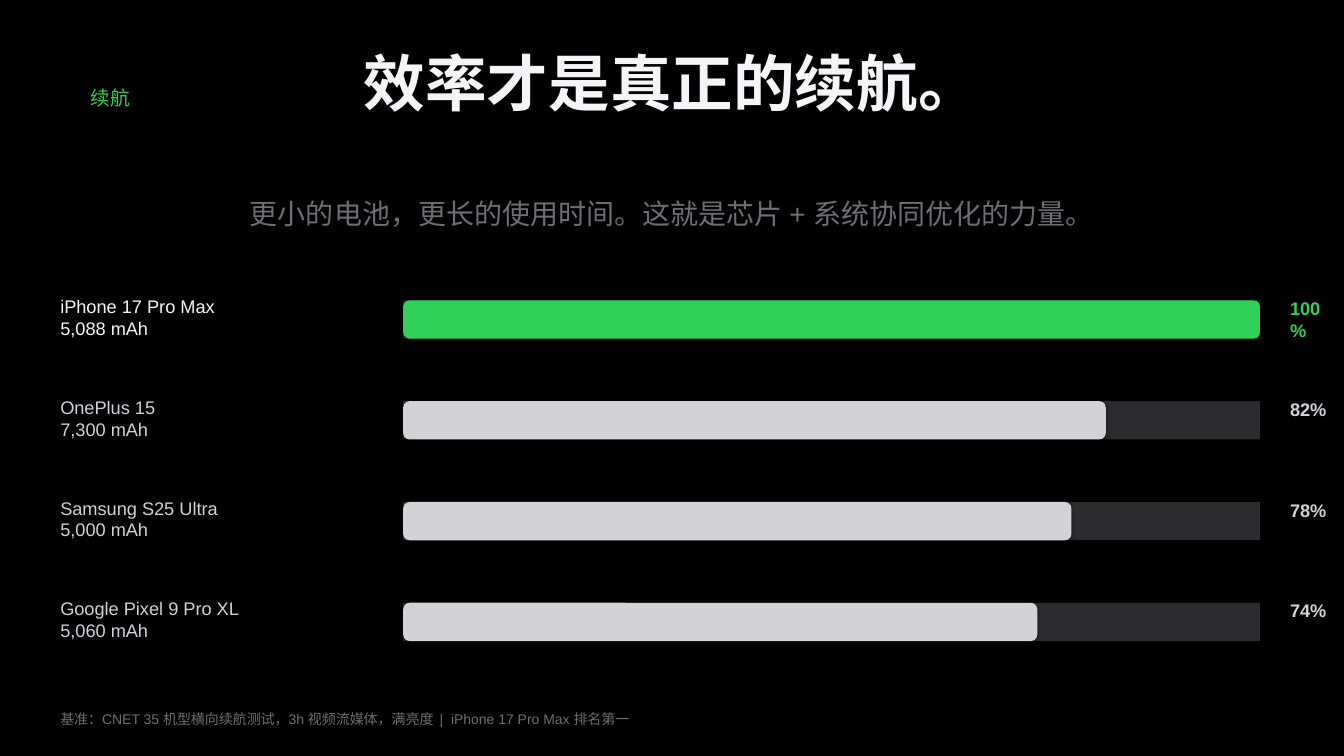
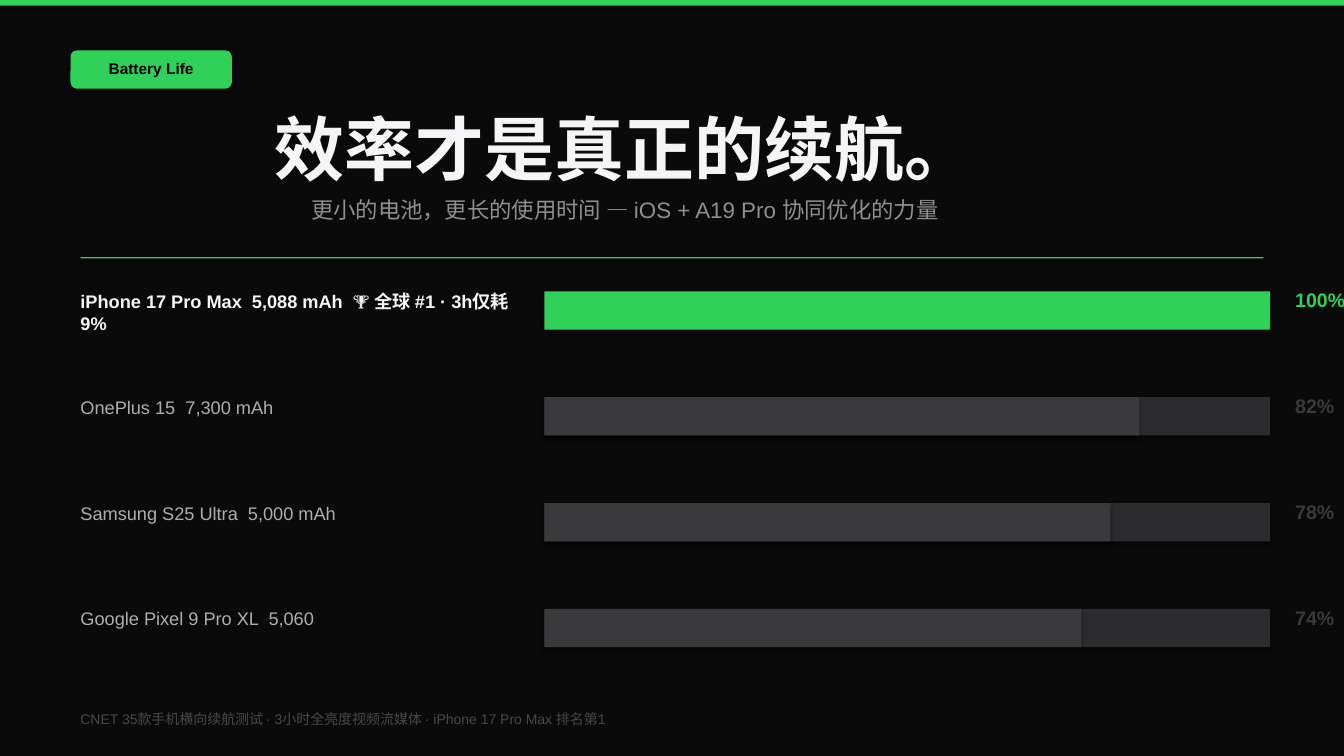
Before and after one commit to dorlahluciarohmargok-lab/Myreo3_PPT, a slide deck: slide 11 of Apple_iPhone17_Series.pptx (slide 12 before the commit). Drawn at 1344x756 pixels with LibreOffice and Linux fonts; fonts in the diff are those of the drawing. Boxes give left, top, right and bottom in pixels: in the first picture for what was removed or moved away, otherwise in the second. Text is boxed around its words. In the diff, an @@ line names an element or a change of style, - is before the commit and + after.

Commit message:
feat: iPhone 17 Ultra Premium PPTX — 真实产品图嵌入版
✦ 25页完整演示文稿 (.pptx)
✦ 31张真实产品图嵌入 (gsmarena高清图)
  - 正面图/背部/侧面细节/摄像头特写
  - 生活场景实拍/Shot on iPhone系列
✦ 苹果高级灰12阶色系
✦ 6种大胆品牌色 (蓝/绿/橙/紫/金/青)
✦ 4种图表类型 (折线/柱状/横向条形/趋势图)
✦ 深色背景+彩色顶线卡片设计
✦ 完整规格表 (4款机型)
✦ 性能/续航/摄像头 vs 安卓对比图

```diff
--- a/Apple_iPhone17_Series.pptx
+++ b/Apple_iPhone17_Series.pptx
@@ background #000000 to #0A0A0A @@
@@ rectangle added at bbox=[0, 0, 1344, 6], fill #30D158 @@
@@ rounded rectangle added at bbox=[71, 50, 232, 89], fill #30D158 @@
@@ text removed at bbox=[91, 88, 130, 107] @@
-续航
@@ text added at bbox=[109, 63, 193, 77], 11 pt, text #000000, bold @@
+Battery Life
@@ text "效率才是真正的续航。": place and size @@
-text "效率才是真正的续航。" at bbox=[364, 53, 980, 112]
+text "效率才是真正的续航。" at bbox=[275, 115, 975, 182]
@@ text "效率才是真正的续航。" at bbox=[275, 115, 975, 182]: size 44 to 50 pt @@
@@ text at bbox=[311, 199, 938, 220]: text changed; size 20 to 16 pt; text colour #6E6E73 to #8E8E93 @@
-更小的电池，更长的使用时间。这就是芯片 + 系统协同优化的力量。
+更小的电池，更长的使用时间 — iOS + A19 Pro 协同优化的力量
@@ rectangle added at bbox=[81, 257, 1263, 258], fill #30D158 @@
@@ text at bbox=[80, 292, 435, 311]: text changed; bold on @@
-iPhone 17 Pro Max
-5,088 mAh
+iPhone 17 Pro Max 5,088 mAh 🏆 全球 #1 · 3h仅耗9%
@@ rectangle: place and size @@
-rectangle at bbox=[403, 300, 1260, 339]
+rectangle at bbox=[544, 291, 1270, 330]
@@ rectangle at bbox=[544, 291, 1270, 330]: fill #2C2C2E to #30D158 @@
@@ text "100%": place and size @@
-text "100%" at bbox=[1290, 302, 1320, 315]
+text "100%" at bbox=[1295, 293, 1344, 307]
@@ text "100%" at bbox=[1295, 293, 1344, 307]: size 13 to 14 pt @@
@@ rounded rectangle removed at bbox=[403, 300, 1260, 339] @@
@@ text "OnePlus 15 7,300 mAh" at bbox=[80, 401, 273, 417]: text colour #D2D2D7 to #AEAEB2 @@
@@ text "OnePlus 15 7,300 mAh": place and size @@
-text "OnePlus 15 7,300 mAh" at bbox=[60, 400, 155, 439]
+text "OnePlus 15 7,300 mAh" at bbox=[80, 401, 273, 417]
@@ rounded rectangle removed at bbox=[403, 401, 1106, 440] @@
@@ rectangle: place and size @@
-rectangle at bbox=[403, 401, 1260, 440]
+rectangle at bbox=[544, 397, 1270, 436]
@@ rectangle added at bbox=[544, 397, 1139, 436], fill #3A3A3C @@
@@ text "Samsung S25 Ultra 5,000 mAh": place and size @@
-text "Samsung S25 Ultra 5,000 mAh" at bbox=[60, 501, 217, 539]
+text "Samsung S25 Ultra 5,000 mAh" at bbox=[80, 507, 335, 524]
@@ text "Samsung S25 Ultra 5,000 mAh" at bbox=[80, 507, 335, 524]: text colour #D2D2D7 to #AEAEB2 @@
@@ rounded rectangle removed at bbox=[403, 502, 1072, 540] @@
@@ rectangle: place and size @@
-rectangle at bbox=[403, 502, 1260, 540]
+rectangle at bbox=[544, 503, 1270, 541]
@@ rectangle added at bbox=[544, 503, 1111, 541], fill #3A3A3C @@
@@ text at bbox=[80, 612, 314, 629]: text changed; text colour #D2D2D7 to #AEAEB2 @@
-Google Pixel 9 Pro XL
-5,060 mAh
+Google Pixel 9 Pro XL 5,060
@@ rounded rectangle removed at bbox=[403, 603, 1037, 641] @@
@@ rectangle: place and size @@
-rectangle at bbox=[403, 603, 1260, 641]
+rectangle at bbox=[544, 609, 1270, 647]
@@ rectangle added at bbox=[544, 609, 1082, 647], fill #3A3A3C @@
@@ size 13 to 14 pt, text colour #D2D2D7 to #3A3A3C in 3 elements at bbox=[1295, 506, 1334, 519], bbox=[1295, 400, 1334, 413], bbox=[1295, 612, 1334, 625] @@
@@ text at bbox=[80, 712, 606, 725]: text changed; text colour #6E6E73 to #48484A @@
-基准：CNET 35 机型横向续航测试，3h 视频流媒体，满亮度 | iPhone 17 Pro Max 排名第一
+CNET 35款手机横向续航测试 · 3小时全亮度视频流媒体 · iPhone 17 Pro Max 排名第1
```
Also in this commit, not shown: 16 other slides changed, 8 slides added, 8 slides removed, 32 other files.
